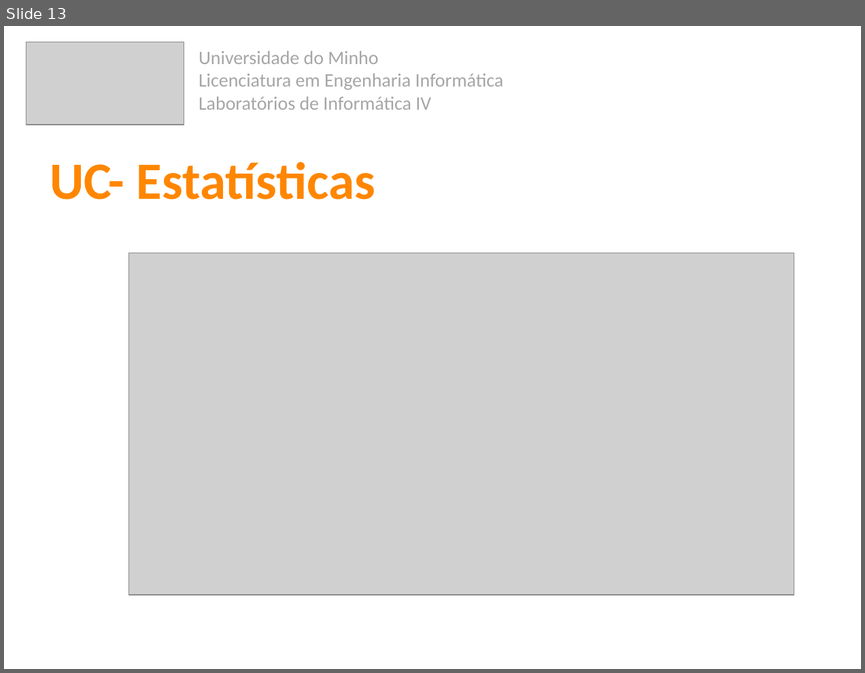
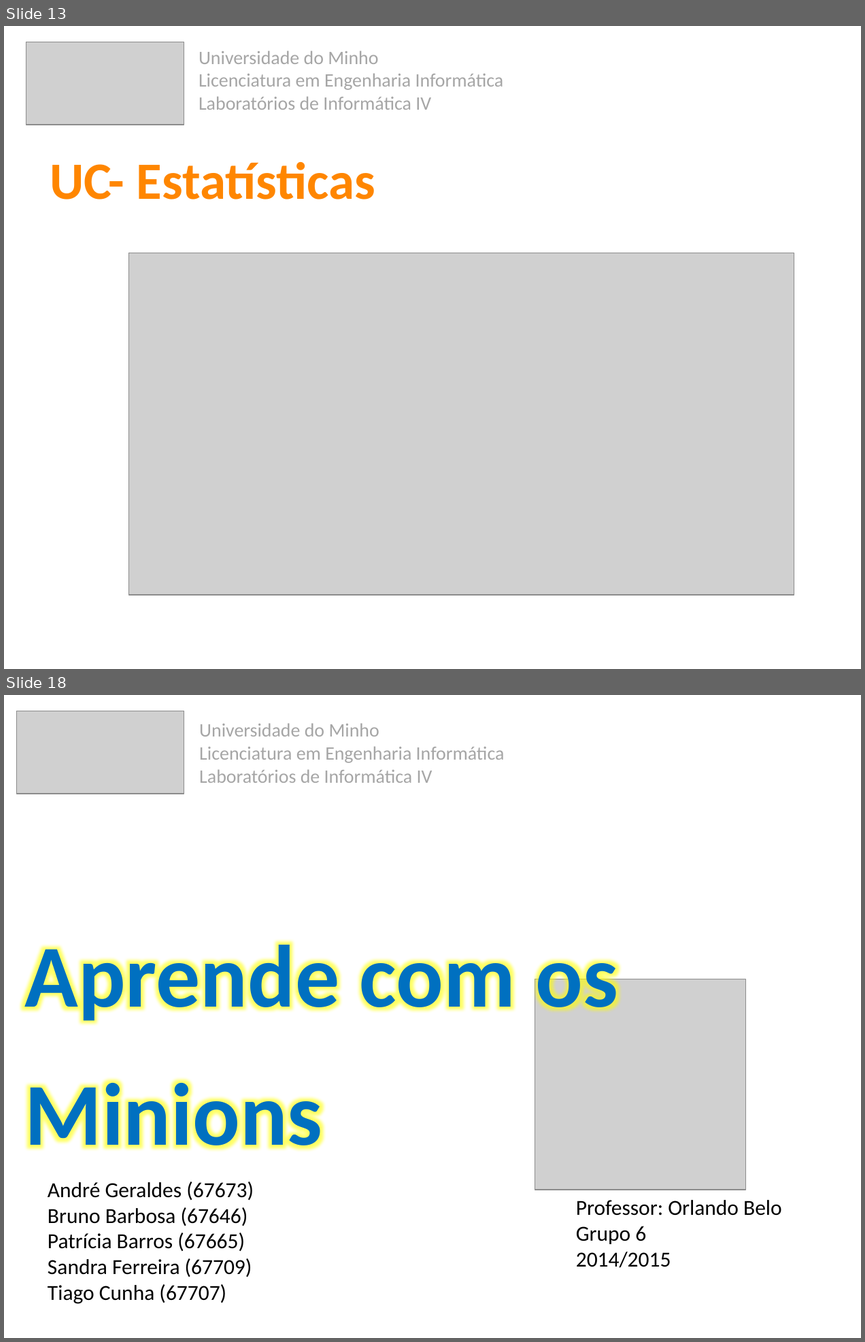
Before and after one commit to 7patricia/Aprende-com-os-Minions, a slide deck: 2ª Fase/Aprsentação_Fase2.pptx. Shown one above the other, each under a label of ours: slide 13 before the commit, slides 13 and 18 after it; the slides between them are not shown. The pictures are 865x673 and 865x1342 pixels, drawn with LibreOffice and Linux fonts; fonts in the diff are those of the drawing; grey boxes stand for pictures. Boxes give left, top, right and bottom in pixels: in the first picture for what was removed or moved away, otherwise in the second. Text is boxed around its words. In the diff, an @@ line names an element or a change of style, - is before the commit and + after.

```diff
--- a/2ª Fase/Aprsentação_Fase2.pptx
+++ b/2ª Fase/Aprsentação_Fase2.pptx
@@ slide 18 added at (x1=4, y1=695, x2=861, y2=1338), background #FFFFFF @@
@@ picture added at (x1=17, y1=711, x2=184, y2=794) @@
@@ text added at (x1=199, y1=724, x2=504, y2=783), 16 pt, text #A6A6A6 @@
+Universidade do Minho
+Licenciatura em Engenharia Informática
+Laboratórios de Informática IV
@@ text added at (x1=25, y1=933, x2=617, y2=1165), 74.3 pt, text #0070C0, bold @@
+Aprende com os
+Minions
@@ picture added at (x1=535, y1=979, x2=746, y2=1189) @@
@@ text added at (x1=48, y1=1181, x2=254, y2=1304), 18 pt, text #000000 @@
+André Geraldes (67673)
+Bruno Barbosa (67646)
+Patrícia Barros (67665)
+Sandra Ferreira (67709)
+Tiago Cunha (67707)
@@ text added at (x1=576, y1=1200, x2=782, y2=1268), 18 pt, text #000000 @@
+Professor: Orlando Belo
+Grupo 6
+2014/2015
```
Also in this commit, not shown: 4 other slides added.
